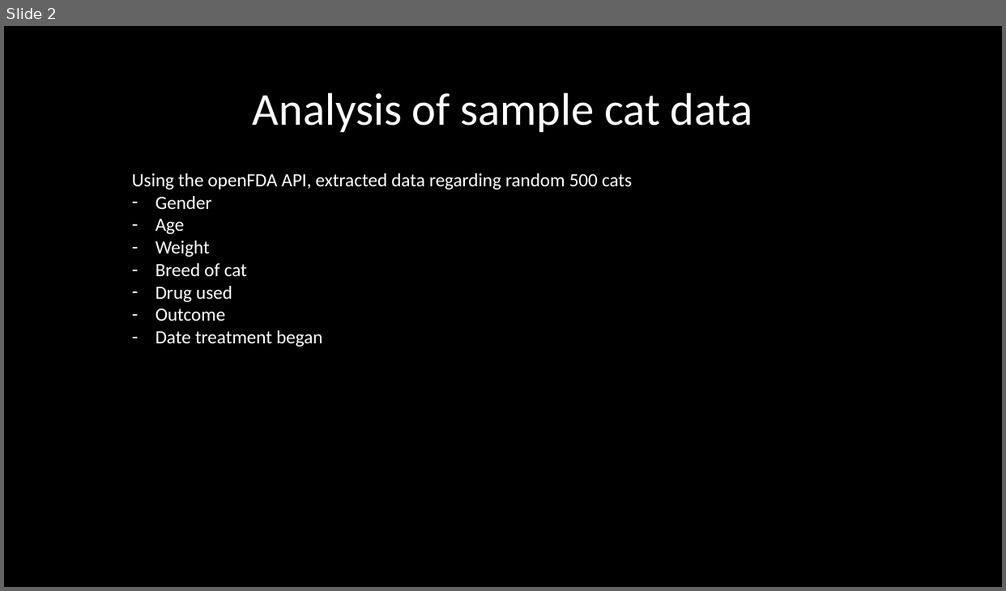
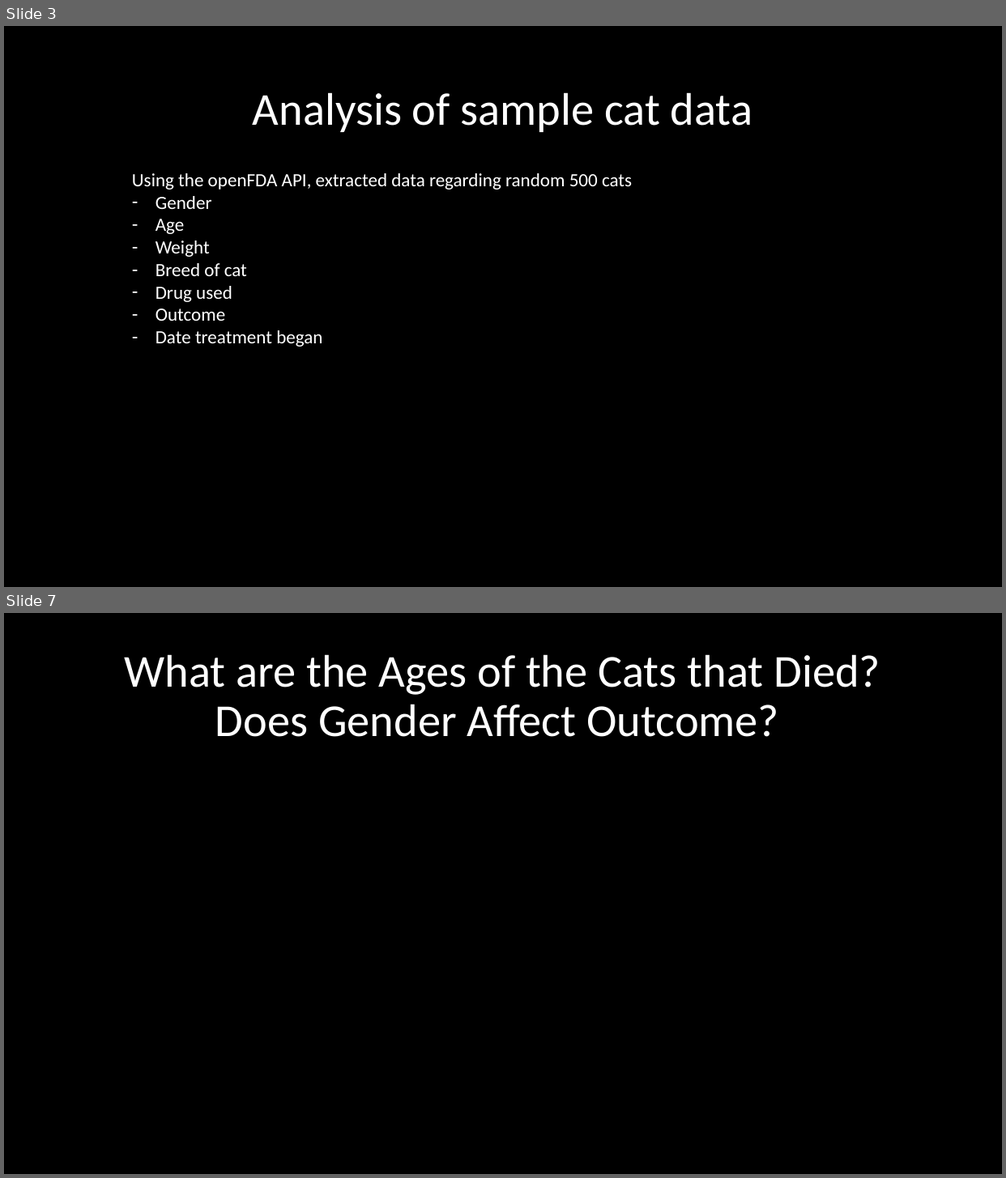
Before and after one commit to lilla-b/EDA, a slide deck: US_Food_Drug_Admin.pptx. Shown one above the other, each under a label of ours: slide 2 before the commit, slides 3 and 7 after it; the slides between them are not shown. The pictures are 1006x591 and 1006x1178 pixels, drawn with LibreOffice and Linux fonts; fonts in the diff are those of the drawing. Boxes give left, top, right and bottom in pixels: in the first picture for what was removed or moved away, otherwise in the second. Text is boxed around its words. In the diff, an @@ line names an element or a change of style, - is before the commit and + after.

```diff
--- a/US_Food_Drug_Admin.pptx
+++ b/US_Food_Drug_Admin.pptx
@@ slide 7 added at (4,613,1002,1174), background #000000 @@
@@ title added at (124,654,880,737), 44 pt, text #FFFFFF @@
+What are the Ages of the Cats that Died? Does Gender Affect Outcome?
@@ what was slide 2 is now slide 3 @@
```
Also in this commit, not shown: 5 other slides added, 4 slides removed.
